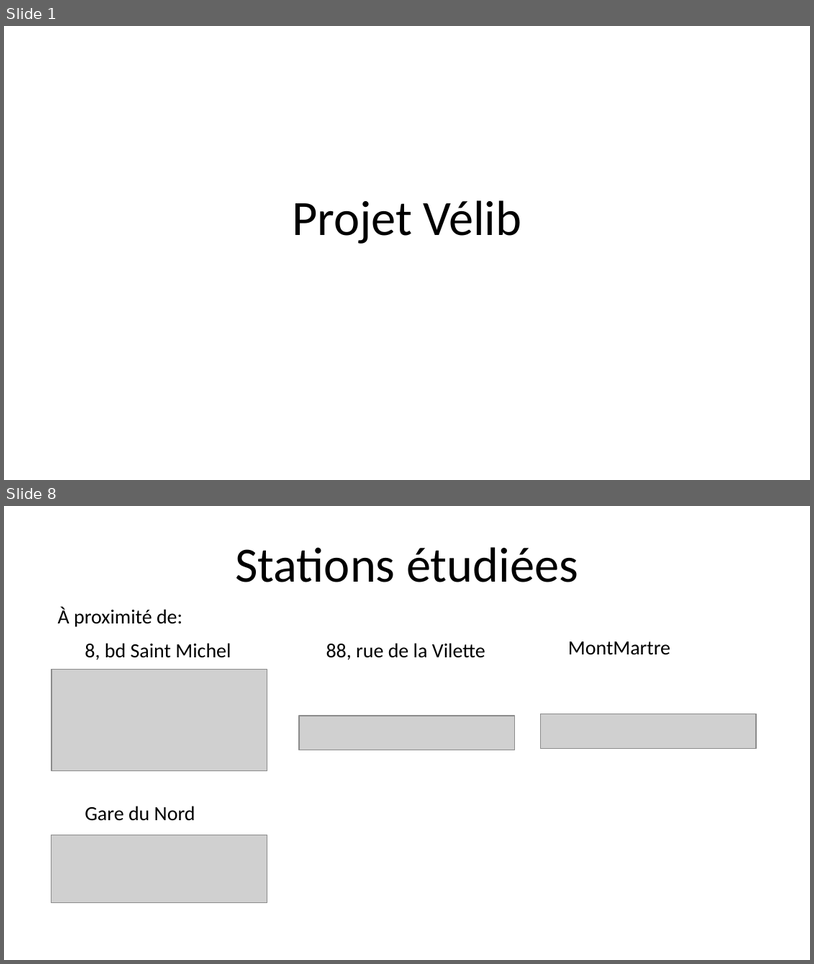
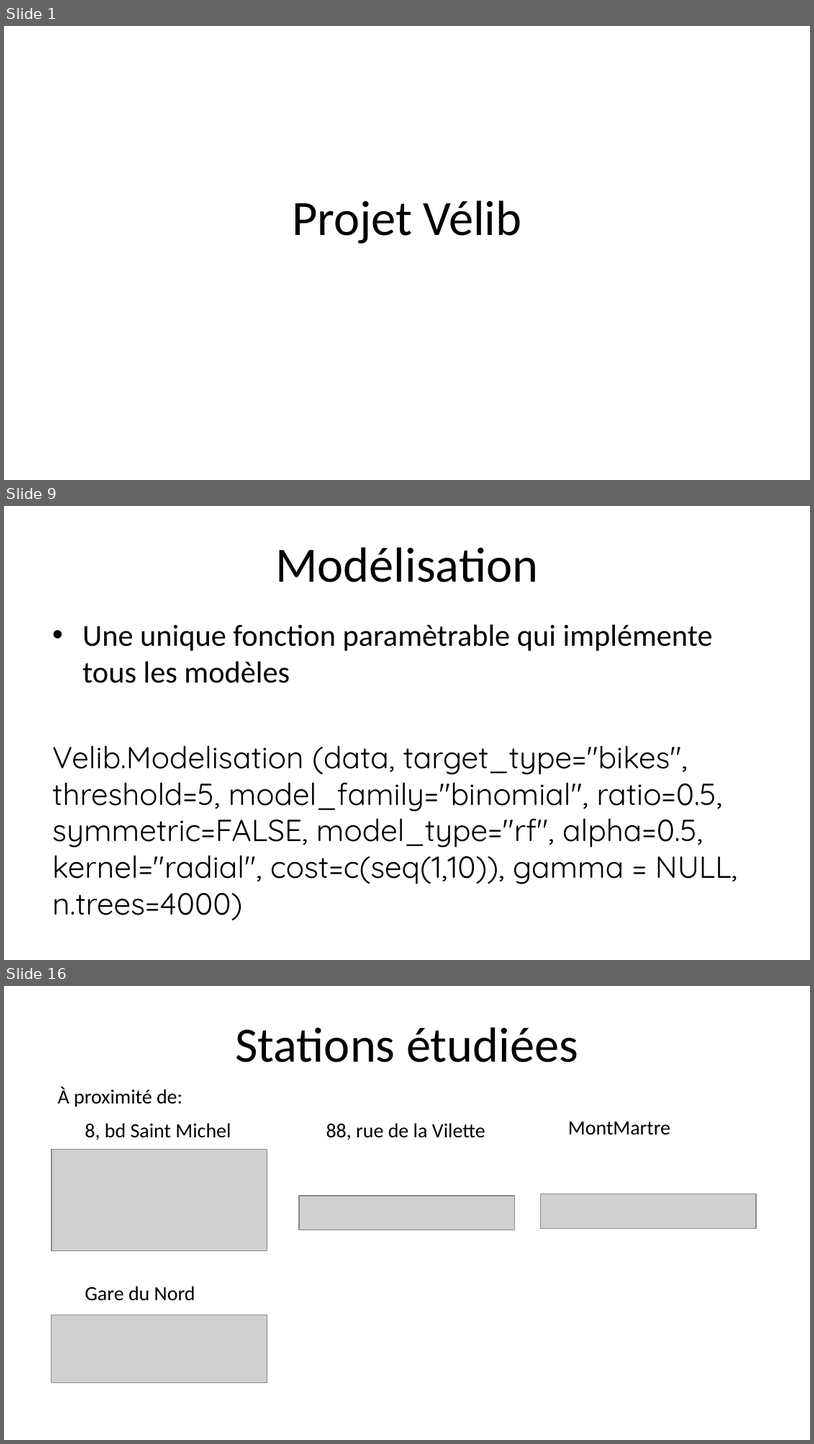
Before and after one commit to DianeBeldame/AppVelib, a slide deck: Presentation v0.1.pptx. Shown one above the other, each under a label of ours: slides 1 and 8 before the commit, slides 1, 9 and 16 after it; the slides between them are not shown. The pictures are 814x964 and 814x1444 pixels, drawn with LibreOffice and Linux fonts; fonts in the diff are those of the drawing; grey boxes stand for pictures. Boxes give left, top, right and bottom in pixels: in the first picture for what was removed or moved away, otherwise in the second. Text is boxed around its words. In the diff, an @@ line names an element or a change of style, - is before the commit and + after.

```diff
--- a/Presentation v0.1.pptx
+++ b/Presentation v0.1.pptx
@@ slide 9 added at [4, 506, 810, 960], background #FFFFFF @@
@@ title added at [275, 547, 538, 582], 44 pt, text #000000 @@
+Modélisation
@@ text added at [52, 624, 738, 920], 27.2 pt, text #000000 @@
+• Une unique fonction paramètrable qui implémente tous les modèles
+Velib.Modelisation (data, target_type="bikes", threshold=5, model_family="binomial", ratio=0.5, symmetric=FALSE, model_type="rf", alpha=0.5, kernel="radial", cost=c(seq(1,10)), gamma = NULL, n.trees=4000)
@@ what was slide 8 is now slide 16 @@
```
Also in this commit, not shown: 6 slides changed, 9 other slides added, 3 other files.
